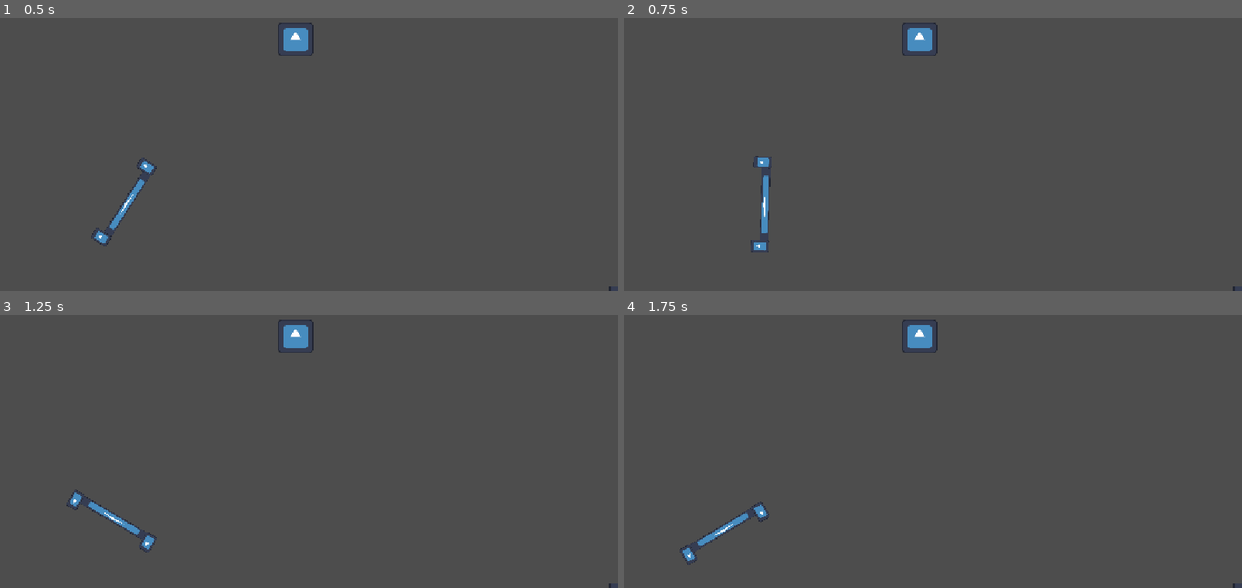
Above: before the commit, frames 1-4 (two rows, left to right).
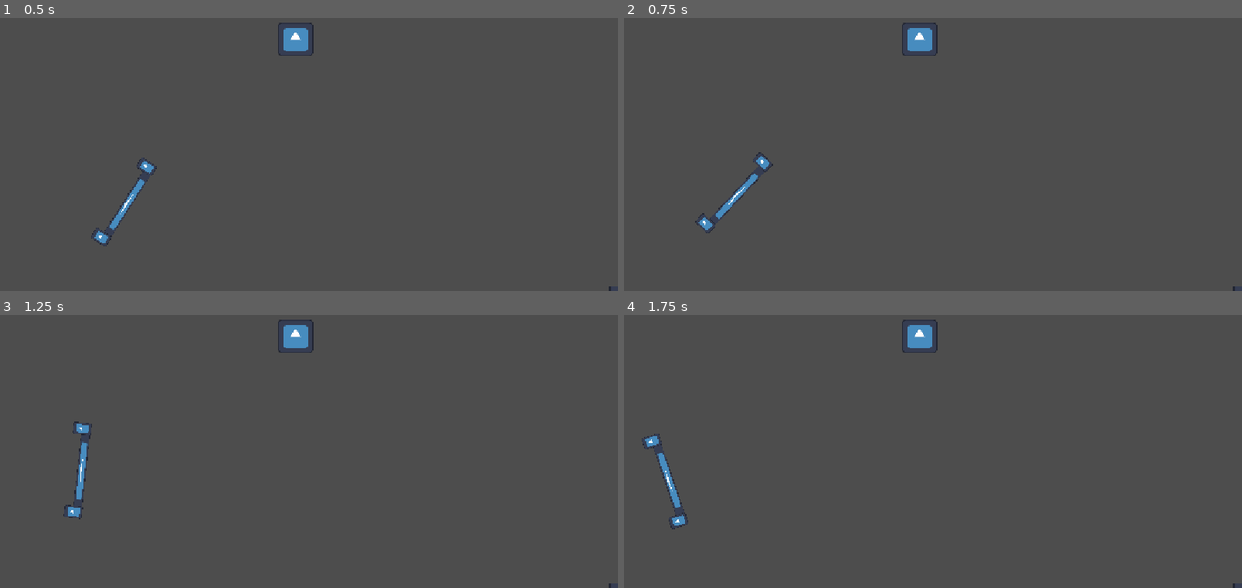
Above: after the commit, the same moments.

Repository: SanaDeghat/walkble-cities
Game: Godot game, scene res://scenes/main.tscn
Two runs of this game, one before a commit and one after it. Both use one fixed random seed, a clock stepped at 60 frames per second and the inputs below. The engine's default icon, where the game draws it, is replaced by a stand-in: a white triangle on a blue panel in a dark square.
Inputs (mouse positions are in pixels of both pictures, inside the frame that each line leads up to):
- Up to frame 1 (0.5 s): no input
- Up to frame 2 (0.75 s): tap Enter (ui_accept) at 0.5 s; move the mouse to (1068, 99) at 0.52 s; hold Right from 0.53 s (still down); tap Alt at 0.6 s; click (1068, 99) at 0.67 s
- Up to frame 3 (1.25 s): keep holding Right; tap Enter (ui_accept) at 0.77 s
- Up to frame 4 (1.75 s): move the mouse to (809, 432) at 1.27 s; release Right at 1.28 s; hold Down from 1.28 s (still down); tap Shift at 1.35 s; tap Enter (ui_accept) at 1.52 s

Frame 1 is identical in both runs. In frame 2, 0.6% of the frame differs, in the area x 11-25%, y 49-86%; in frame 3, 0.7%; in frame 4, 0.8%, in the area x 2-24%, y 43-92%.

Commit message:
i hate physics based movment

Diff:
--- a/scenes/player.tscn
+++ b/scenes/player.tscn
@@ -7,7 +7,7 @@
 size = Vector2(159.5, 18.5)
 
 [node name="RigidBody2D" type="RigidBody2D" unique_id=1910749850]
-mass = 1000.0
+mass = 50.0
 gravity_scale = 0.0
 center_of_mass_mode = 1
 center_of_mass = Vector2(-128, 0)
--- a/scripts/player.gd
+++ b/scripts/player.gd
@@ -17,8 +17,9 @@
 
 func _process(delta: float) -> void:
 	angular_velocity = deg_to_rad(spin_speed) * spin_dir
-	if abs(pivot_foot.global_position.distance_to(current_pivot_foot_position)) > 1:
+	if abs(pivot_foot.global_position.distance_to(current_pivot_foot_position)) > 2:
 		current_pivot_foot_position=pivot_foot.global_position
+		spin_dir*=-1
 	if Input.is_action_just_pressed("ui_accept"):
 		if pivot_foot == foot_1:
 			set_active_foot(foot_2)
